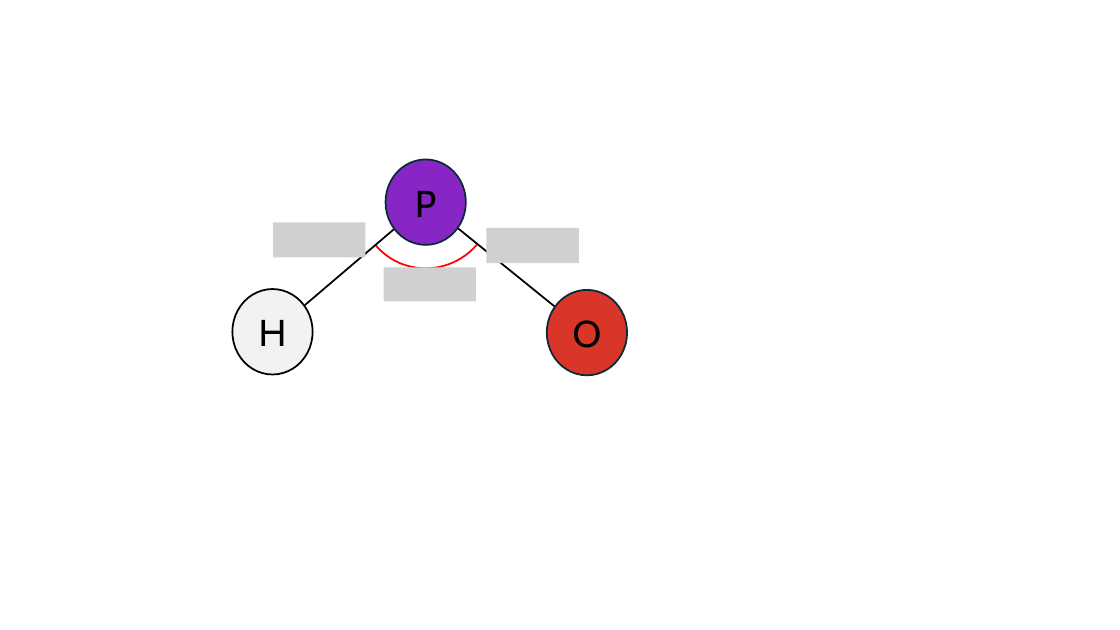
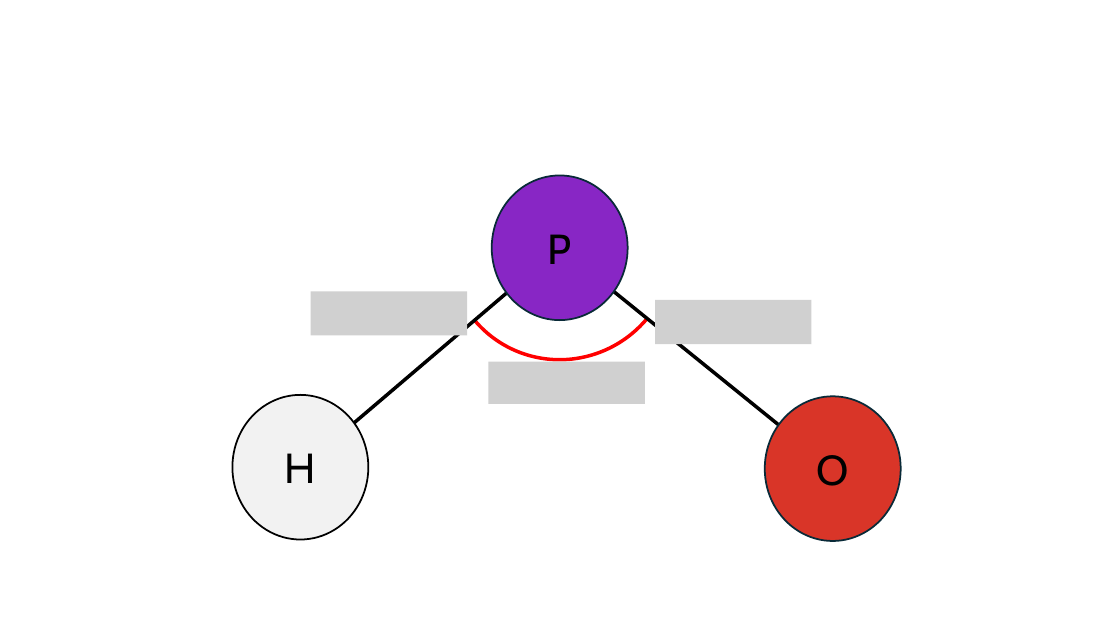
Before and after one commit to R-y-a-n-M-o-k/HPO, a slide deck: slide 1 of HPO_figures.pptx. Drawn at 1120x630 pixels with LibreOffice and Linux fonts; fonts in the diff are those of the drawing; grey boxes stand for pictures. Boxes give left, top, right and bottom in pixels: in the first picture for what was removed or moved away, otherwise in the second. Text is boxed around its words. In the diff, an @@ line names an element or a change of style, - is before the commit and + after.

```diff
--- a/HPO_figures.pptx
+++ b/HPO_figures.pptx
@@ arc (boxed as its full ellipse): place and size @@
-arc (boxed as its full ellipse) at (333,109,520,295)
+arc (boxed as its full ellipse) at (404,90,720,405)
@@ arc (boxed as its full ellipse) at (404,90,720,405): outline #FF0000 1.5 pt to #FF0000 3 pt @@
@@ ellipse "P": place and size @@
-ellipse "P" at (386,160,466,245)
+ellipse "P" at (492,176,628,320)
@@ picture removed at (273,223,365,258) @@
@@ picture removed at (486,228,579,263) @@
@@ line moved from (272, 333) - (426, 202) to (301, 469) - (560, 248) @@
@@ line (301, 469) - (560, 248): stroke #000000 1.5 pt to #000000 3 pt @@
@@ picture removed at (384,267,476,301) @@
@@ line moved from (587, 333) - (426, 202) to (833, 469) - (560, 248) @@
@@ line (833, 469) - (560, 248): stroke #000000 1.5 pt to #000000 3 pt @@
@@ picture added at (311,292,467,335) @@
@@ picture added at (655,300,812,344) @@
@@ picture added at (488,361,644,403) @@
@@ ellipse "H": place and size @@
-ellipse "H" at (233,289,313,375)
+ellipse "H" at (233,395,369,539)
@@ size 32 to 36 pt in 3 elements at (492,176,628,320), (233,395,369,539), (765,397,901,541) @@
@@ ellipse "O": place and size @@
-ellipse "O" at (547,290,628,376)
+ellipse "O" at (765,397,901,541)
```
Also in this commit, not shown: 1 slide added, 19 other files.
